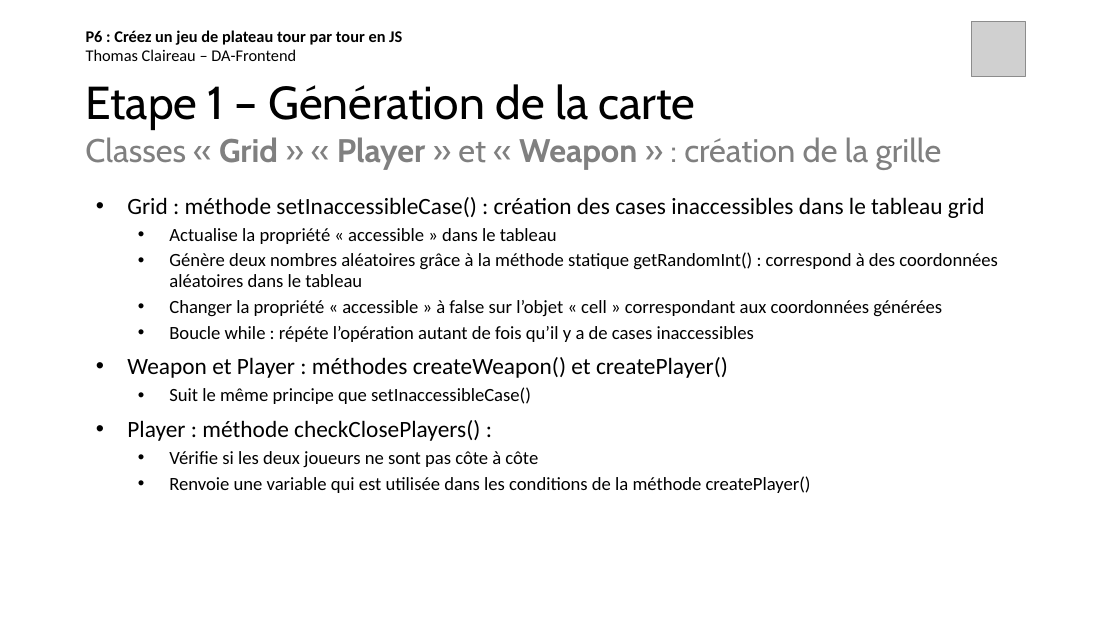
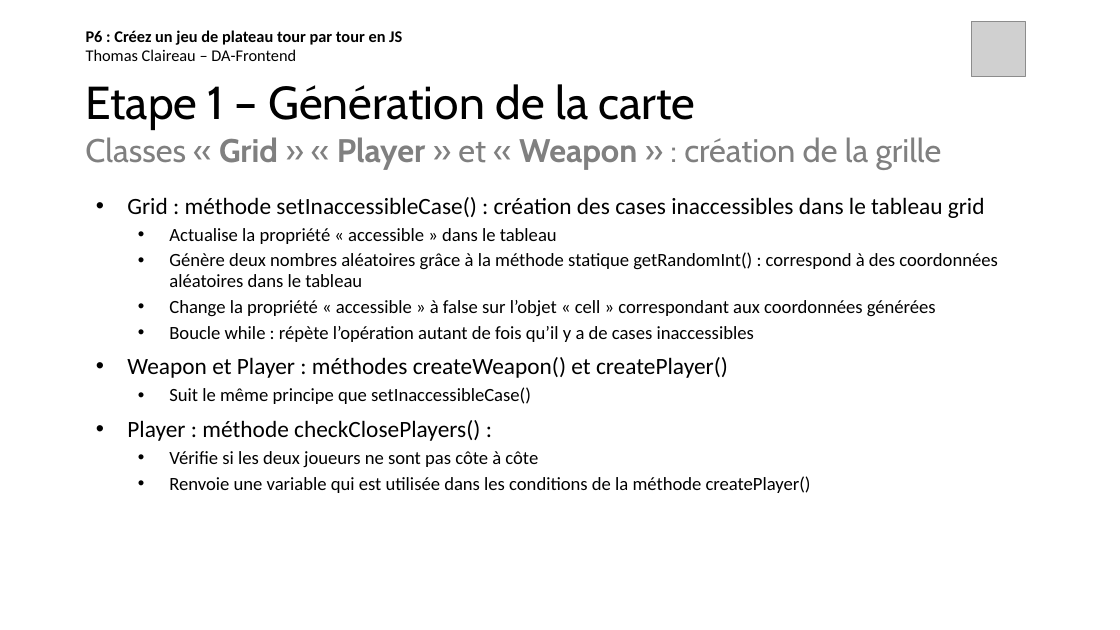
Before and after one commit to thomas-claireau/P6-Openclassrooms, a slide deck: slide 8 of Présentation P6 - OpenClassrooms.pptx. Drawn at 1120x630 pixels with LibreOffice and Linux fonts; fonts in the diff are those of the drawing; grey boxes stand for pictures. Boxes give left, top, right and bottom in pixels: in the first picture for what was removed or moved away, otherwise in the second. Text is boxed around its words. In the diff, an @@ line names an element or a change of style, - is before the commit and + after.

```diff
--- a/Présentation P6 - OpenClassrooms.pptx
+++ b/Présentation P6 - OpenClassrooms.pptx
@@ text at (169, 300, 936, 342): text changed @@
-  • Changer la propriété « accessible » à false sur l’objet « cell » correspondant aux coordonnées générées
-  • Boucle while : répéte l’opération autant de fois qu’il y a de cases inaccessibles
+  • Change la propriété « accessible » à false sur l’objet « cell » correspondant aux coordonnées générées
+  • Boucle while : répète l’opération autant de fois qu’il y a de cases inaccessibles
```
Also in this commit, not shown: 4 other slides changed.
